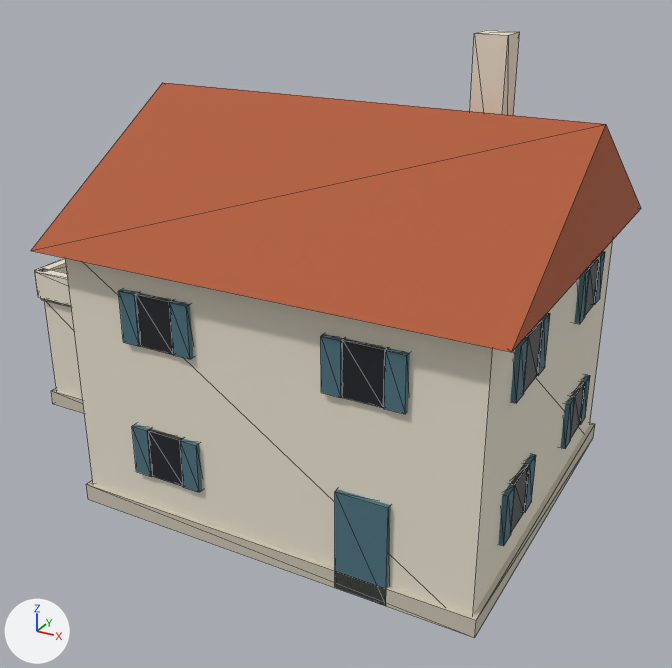
The glTF model game/models/biome2/a17_house_6.glb: old version first, new version second.
Camera for both pictures: a 50 mm lens placed at (0.646, -1.243, 0.867), pointed at (-0.037, -0.003, 0.247). Lighting does not change. The marker at lower left points along +X, +Y and +Z. The older version comes first. Mesh edges are drawn as thin lines.

The first picture shows 'body'.
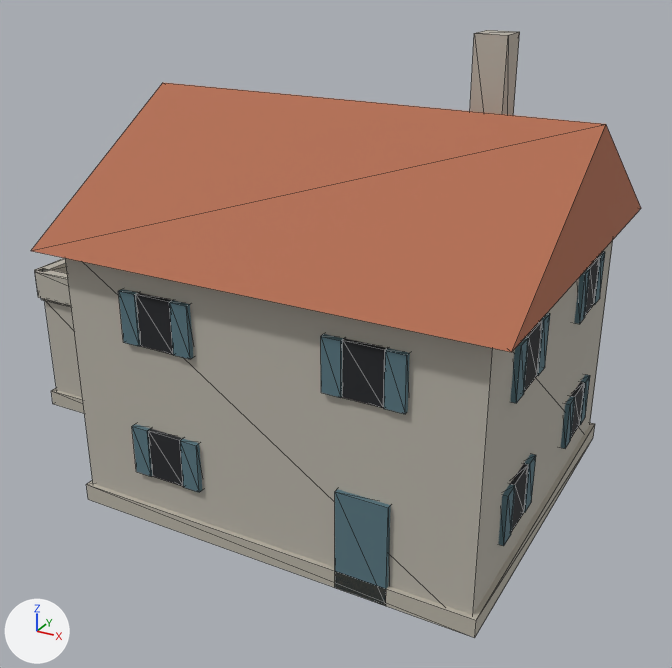
What changed in the scene script:
```text
Change mat_fh_wall_2:
    mat_fh_wall_2.base_color: (0.828, 0.768, 0.638) -> (0.477, 0.45, 0.39)  # pale yellow #ebe3d1 -> grey #b8b3a8
Change mat_fh_trim:
    mat_fh_trim.base_color: (0.604, 0.554, 0.448) -> (0.477, 0.446, 0.377)  # light grey #ccc4b3 -> grey #b8b2a5
Change mat_fh_window:
    mat_fh_window.roughness: 0.4 -> 0.88
Change mat_fh_tile:
    mat_fh_tile.base_color: (0.448, 0.107, 0.0397) -> (0.448, 0.153, 0.0814)  # orange #b35c38 -> orange #b36d51
```

Where the change shows, as pixel boxes [x1, y1, x2, y2] in the pictures (672 x 668 px):
'body', recoloured, surface changed
    both: [31, 30, 613, 638]
